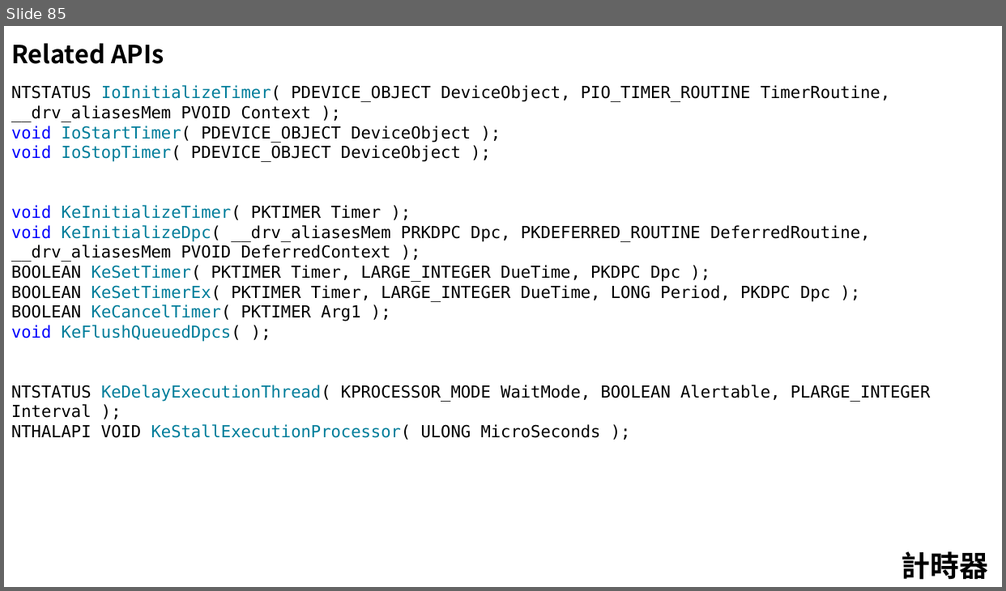
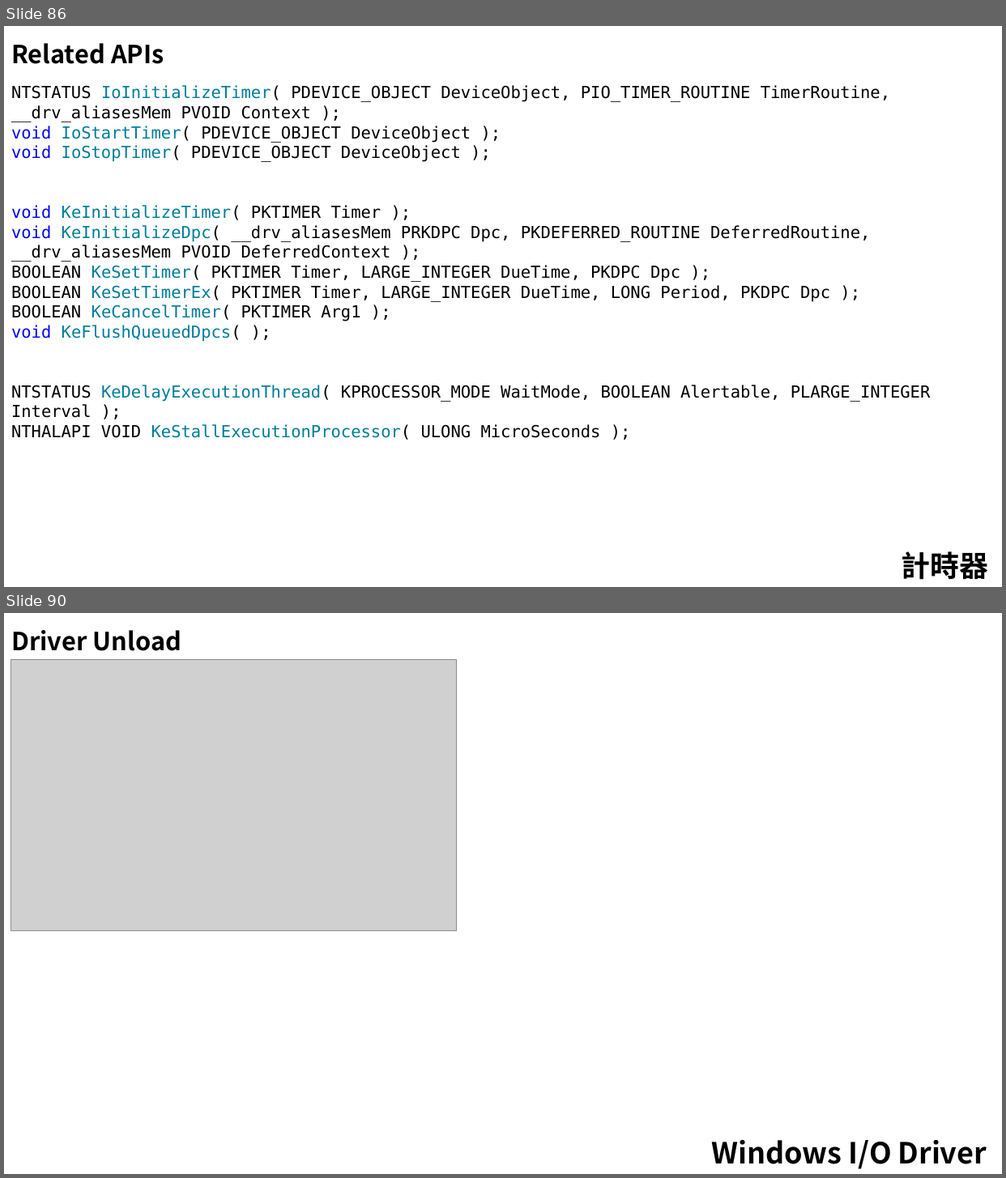
Before and after one commit to 1anhuang/Tutorial, a slide deck: WindowsDriver/Driver(Windows).pptx. Shown one above the other, each under a label of ours: slide 85 before the commit, slides 86 and 90 after it; the slides between them are not shown. The pictures are 1006x591 and 1006x1178 pixels, drawn with LibreOffice and Linux fonts; fonts in the diff are those of the drawing; grey boxes stand for pictures. Boxes give left, top, right and bottom in pixels: in the first picture for what was removed or moved away, otherwise in the second. Text is boxed around its words. In the diff, an @@ line names an element or a change of style, - is before the commit and + after.

Commit message:
20190307 Add I/O driver section in .pttx

```diff
--- a/WindowsDriver/Driver(Windows).pptx
+++ b/WindowsDriver/Driver(Windows).pptx
@@ slide 90 added at (4,613,1002,1174), background #FFFFFF @@
@@ text added at (11,630,181,651), 24 pt, text #000000, bold @@
+Driver Unload
@@ picture added at (11,660,457,931) @@
@@ text added at (712,1140,987,1169), 28 pt, text #000000, bold @@
+Windows I/O Driver
@@ what was slide 85 is now slide 86 @@
```
Also in this commit, not shown: 1 slide changed, 21 other slides added.
